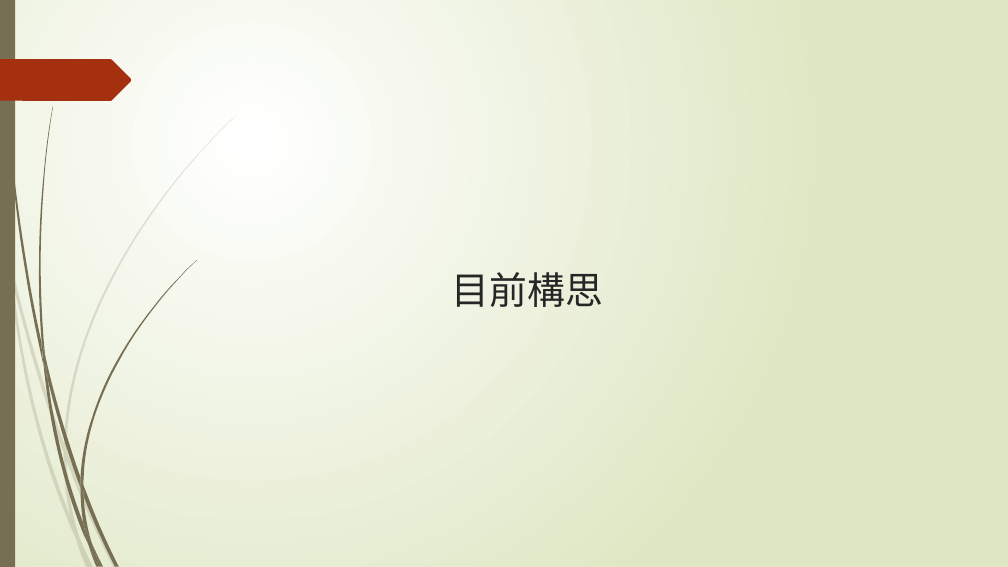
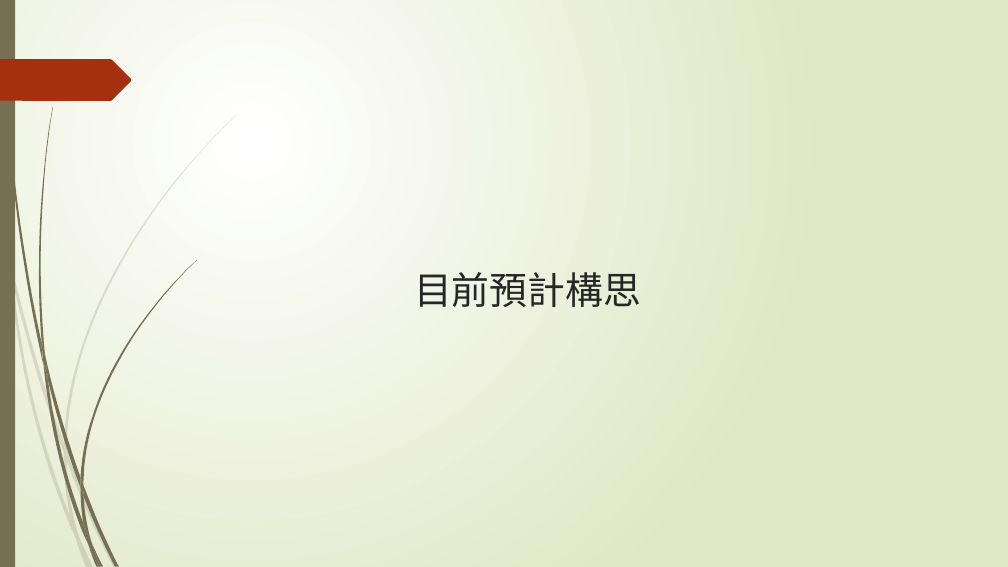
Before and after one commit to TaiwanChuChu/LaravelTest, a slide deck: slide 11 of 軟工策略小組_整合簡報.pptx (slide 8 before the commit). Drawn at 1008x567 pixels with LibreOffice and Linux fonts; fonts in the diff are those of the drawing. Boxes give left, top, right and bottom in pixels: in the first picture for what was removed or moved away, otherwise in the second. Text is boxed around its words. In the diff, an @@ line names an element or a change of style, - is before the commit and + after.

```diff
--- a/軟工策略小組_整合簡報.pptx
+++ b/軟工策略小組_整合簡報.pptx
@@ title at bbox=[414, 272, 641, 307]: text changed @@
-目前構思
+目前預計構思
```
Also in this commit, not shown: 2 other slides changed, 7 slides added, 2 slides removed, 22 other files.
